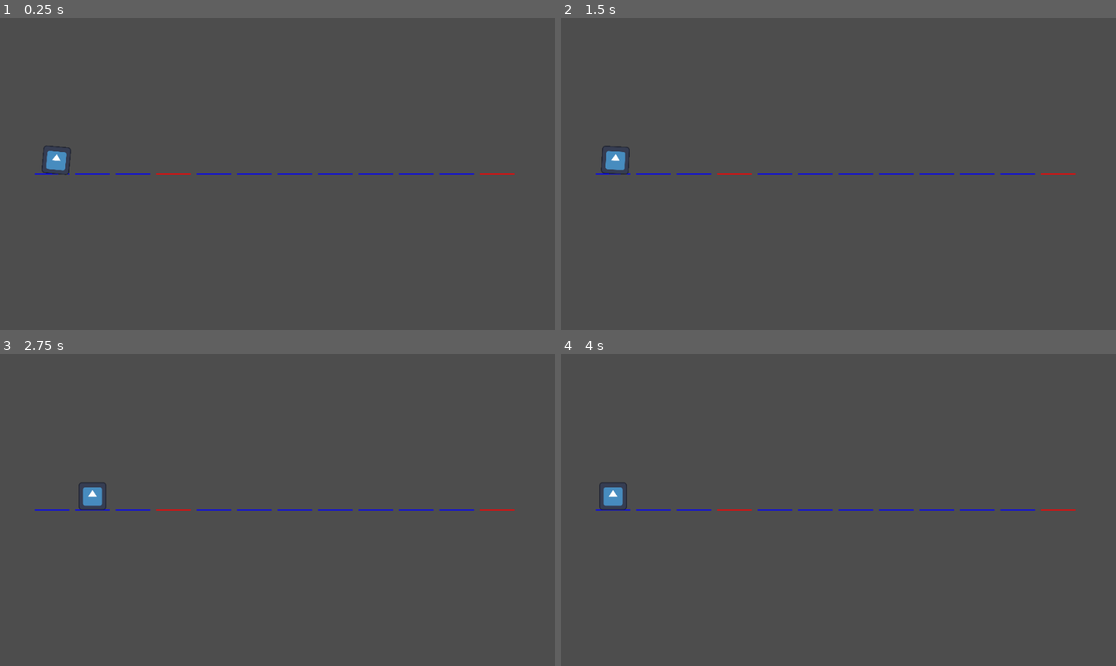
Above: before the commit, frames 1-4 (two rows, left to right).
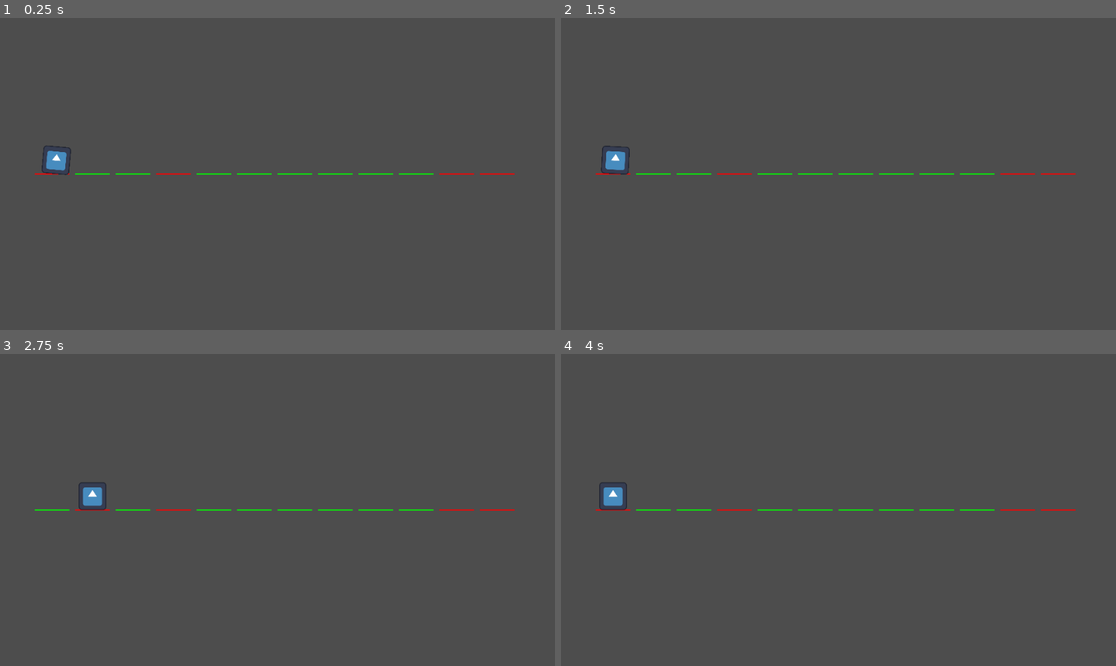
Above: after the commit, the same moments.

Repository: nick-geurds/PaperCuts
Game: Godot game, scene res://Scenes/main_scene.tscn
Same seed, same stepped clock (60 frames per second), same inputs: the game is played once before the commit and once after it. The engine's default icon, where the game draws it, is replaced by a stand-in: a white triangle on a blue panel in a dark square.
Inputs:
- Up to frame 1 (0.25 s): no input
- Up to frame 2 (1.5 s): hold Right (move_right) 0.53-1.28 s; tap Enter at 1.25 s; hold Left (move_left) from 1.28 s (still down)
- Up to frame 3 (2.75 s): tap Space at 2 s; release Left (move_left) at 2.03 s; hold Right (move_right) from 2.03 s (still down)
- Up to frame 4 (4 s): tap Enter at 2.75 s; tap Space at 3.5 s; release Right (move_right) at 3.53 s; hold Left (move_left) from 3.53 s (still down)

The runs differ from the first frame. In frame 1, 0.4% of the frame differs, in the area x 6-86%, y 49-51%; in frame 2, 0.4%; in frame 3, 0.4%; in frame 4, 0.4%.

Commit message:
Added player slot to be occupied
Added player slot to be occupied

Diff:
--- a/Scripts/Player/PlayerMovement.gd
+++ b/Scripts/Player/PlayerMovement.gd
@@ -26,13 +26,21 @@
 	#currentIndex = clamp(currentIndex, 0, _slot_manager.slots_amount - 1)
 
 func Check_Sots(direction : int):
-	if _slot_manager.slots_index[currentIndex + direction]["occupied"] == true:
-		if _slot_manager.slots_index[currentIndex + (direction * 2)]["occupied"] == true:
+	var last_index = currentIndex
+	var new_index = last_index + direction
+	var second_check = last_index + (direction * 2)
+
+	if _slot_manager.slots_index[new_index]["occupied"] == true:
+		if second_check < _slot_manager.slots_amount and second_check >= 0:
+			if _slot_manager.slots_index[second_check]["occupied"] == true:
+				return
+			else:
+				currentIndex += (direction * 2)
+		else:
 			return
-		else:
-			currentIndex += (direction * 2)
 	else:
 		currentIndex += direction
 
 	currentIndex = clamp(currentIndex, 0 , _slot_manager.slots_amount - 1)
 	global_position = _slot_manager.slots_index[currentIndex]["position"]
+	_slot_manager.onPlayerMove.emit(last_index, currentIndex)
--- a/Scripts/Slot_Logic/SlotGenerator.gd
+++ b/Scripts/Slot_Logic/SlotGenerator.gd
@@ -1,6 +1,7 @@
 extends Node
 class_name SlotLogic
 
+signal onPlayerMove(last_index : int, new_index : int)
 
 @export var main_camera : Camera2D
 @export var size_padding_x : float
@@ -17,6 +18,7 @@
 var camera_size_x : float
 
 func _ready() -> void:
+	onPlayerMove.connect(SetOccupied)
 	camera_size_x = main_camera.get_viewport_rect().end.x
 	Calculate_Slots_Size()
 
@@ -43,23 +45,35 @@
 
 
 		slot_positions.append(_position)
-		slots_index.append({"position" : Vector2(_position), "occupied" : false})
+		slots_index.append({"position" : Vector2(_position), "occupied" : false, "sprite" : _slot_sprite})
 
-		if startAmount not in [3, slots_amount - 1]:
+		if startAmount not in [3, slots_amount - 2,slots_amount - 1]:
 			slots_index[startAmount]["occupied"] = false
 		else :
 			slots_index[startAmount]["occupied"] = true
 
-		if slots_index[startAmount]["occupied"] == true:
-			_slot_sprite.modulate = Color(1,0,0,1)
-		else:
-			_slot_sprite.modulate = Color(0,0,1,1)
+		#if slots_index[startAmount]["occupied"] == true:
+			#_slot_sprite.modulate = Color(1,0,0,1)
+		#else:
+			#_slot_sprite.modulate = Color(0,0,1,1)
+
+		onPlayerMove.emit(0,0)
 
 		print(slots_index[startAmount])
 		startAmount += 1
 
 
-func UpdateVisuals():
-	for i in range(slots_amount):
+func SetOccupied(last_index : int, new_index : int):
+	for i in slots_index.size():
+		if i == new_index:
+			slots_index[i]["occupied"] = true
+		elif i == last_index:
+			slots_index[i]["occupied"] = false
 
-		pass
+		SetVisual(i)
+
+func SetVisual(index : int):
+	if slots_index[index]["occupied"] == true:
+		slots_index[index]["sprite"].modulate = Color(1,0,0,1)
+	else:
+		slots_index[index]["sprite"].modulate = Color(0.0, 1.0, 0.0, 1.0)
